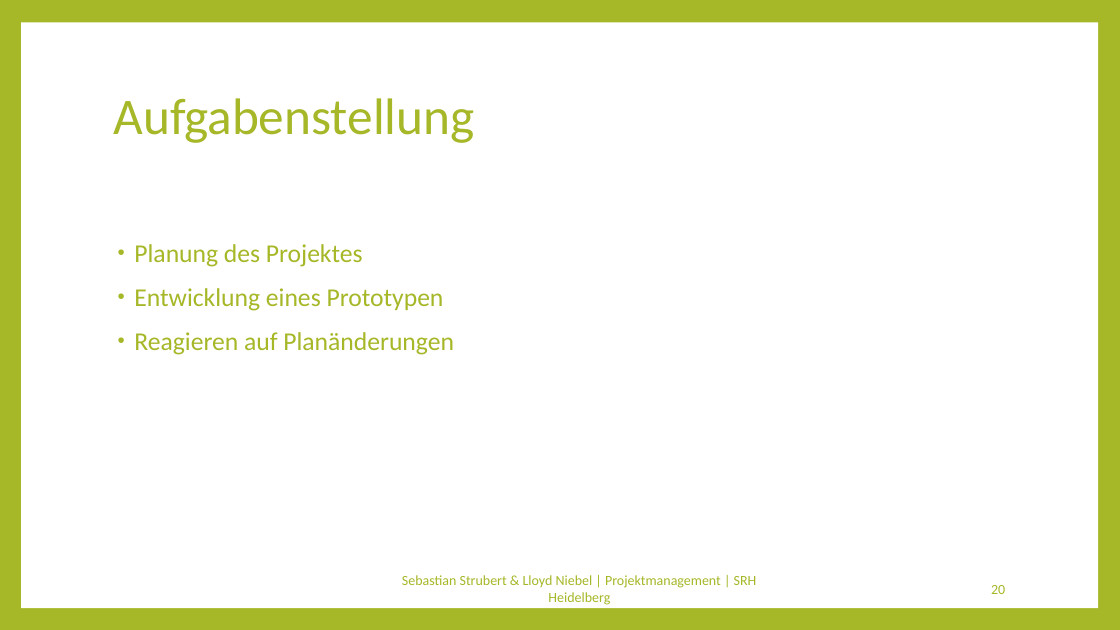
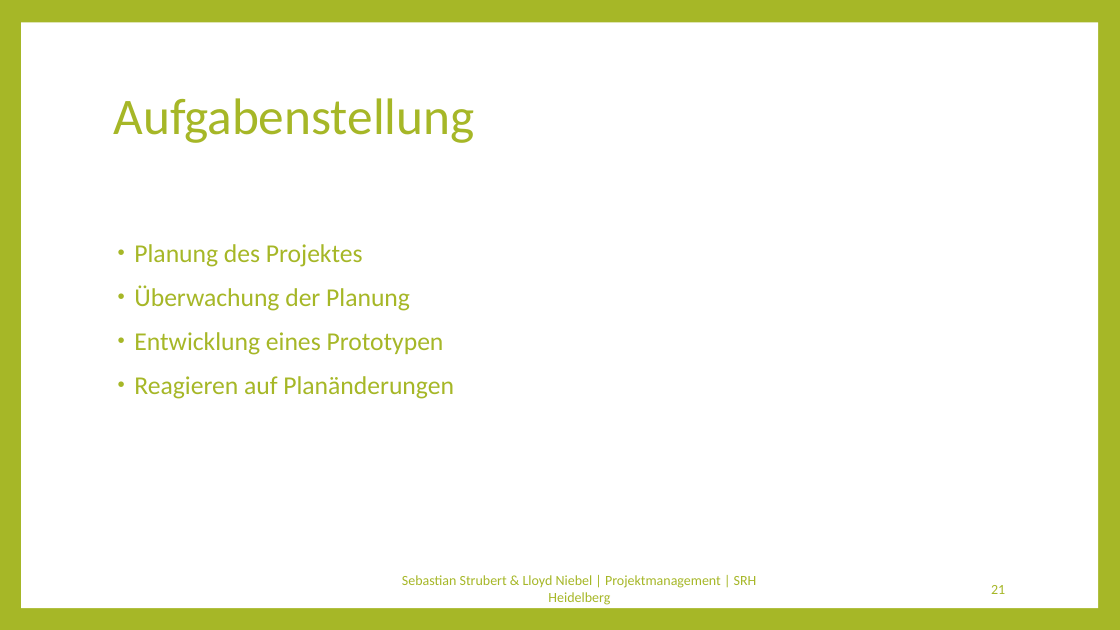
Before and after one commit to Kulu-M/KanBan-App, a slide deck: slide 21 of KanBan-App/Documents/Abschlusspräsentation/Projektmanagement.pptx (slide 20 before the commit). Drawn at 1120x630 pixels with LibreOffice and Linux fonts; fonts in the diff are those of the drawing. Boxes give left, top, right and bottom in pixels: in the first picture for what was removed or moved away, otherwise in the second. Text is boxed around its words. In the diff, an @@ line names an element or a change of style, - is before the commit and + after.

```diff
--- a/KanBan-App/Documents/Abschlusspräsentation/Projektmanagement.pptx
+++ b/KanBan-App/Documents/Abschlusspräsentation/Projektmanagement.pptx
@@ text at (x1=134, y1=285, x2=410, y2=311): paragraph added @@
+• Überwachung der Planung
@@ page number at (x1=991, y1=585, x2=1005, y2=594): text changed @@
-20
+21
```
Also in this commit, not shown: 2 other slides changed, 2 slides added.
